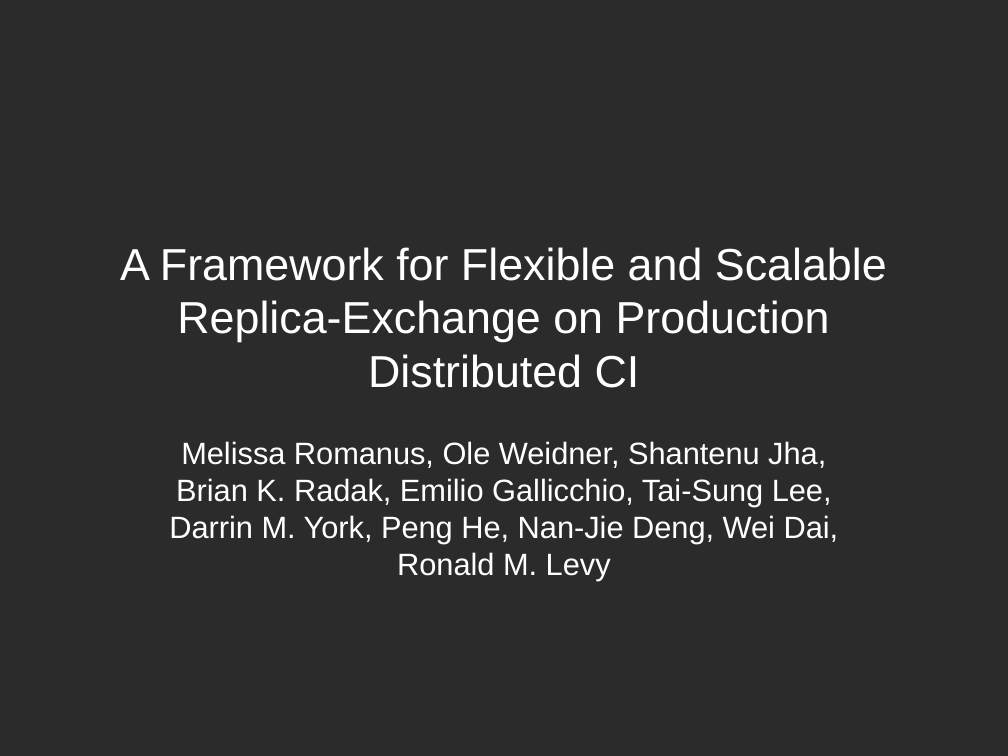
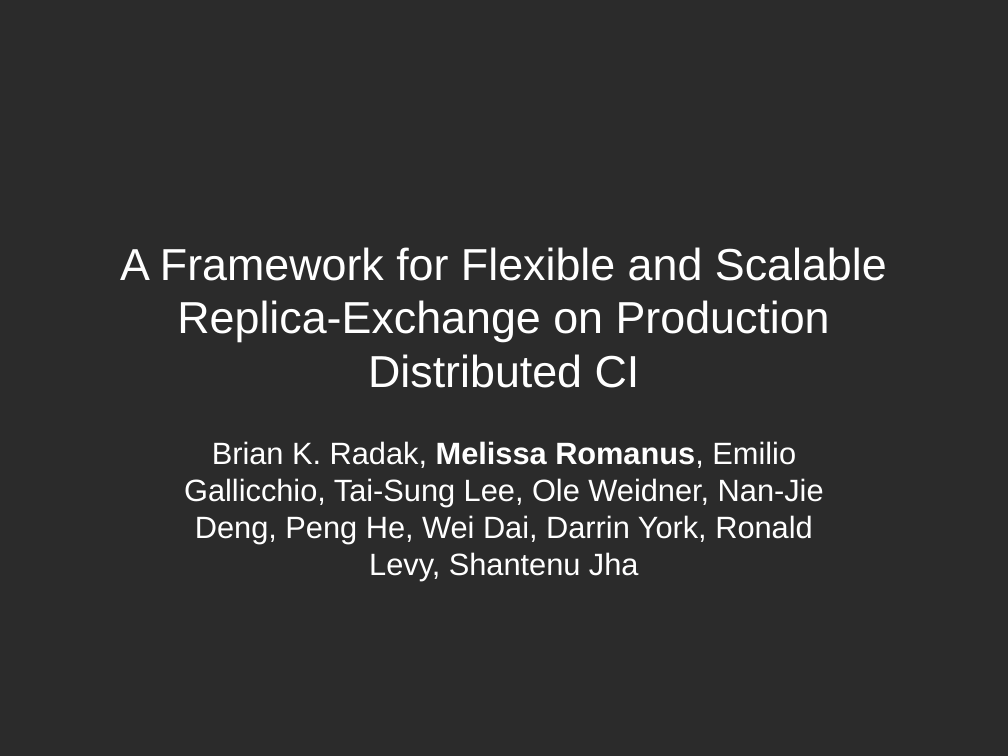
Before and after one commit to saga-project/presentations, a slide deck: slide 1 of 2013-XSEDE-CDI.pptx. Drawn at 1008x756 pixels with LibreOffice and Linux fonts; fonts in the diff are those of the drawing; background and template pictures are left out; a plain dark background stands for a picture behind light text. Boxes give left, top, right and bottom in pixels: in the first picture for what was removed or moved away, otherwise in the second. Text is boxed around its words. In the diff, an @@ line names an element or a change of style, - is before the commit and + after.

```diff
--- a/2013-XSEDE-CDI.pptx
+++ b/2013-XSEDE-CDI.pptx
@@ subtitle at (184, 441, 824, 580): text changed @@
-Melissa Romanus, Ole Weidner, Shantenu Jha, Brian K. Radak, Emilio Gallicchio, Tai-Sung Lee, Darrin M. York, Peng He, Nan-Jie Deng, Wei Dai, Ronald M. Levy
+Brian K. Radak, Melissa Romanus, Emilio Gallicchio, Tai-Sung Lee, Ole Weidner, Nan-Jie Deng, Peng He, Wei Dai, Darrin York, Ronald Levy, Shantenu Jha
```
Also in this commit, not shown: 8 other slides changed, 15 slides added, 4 slides removed, 1 other file.
